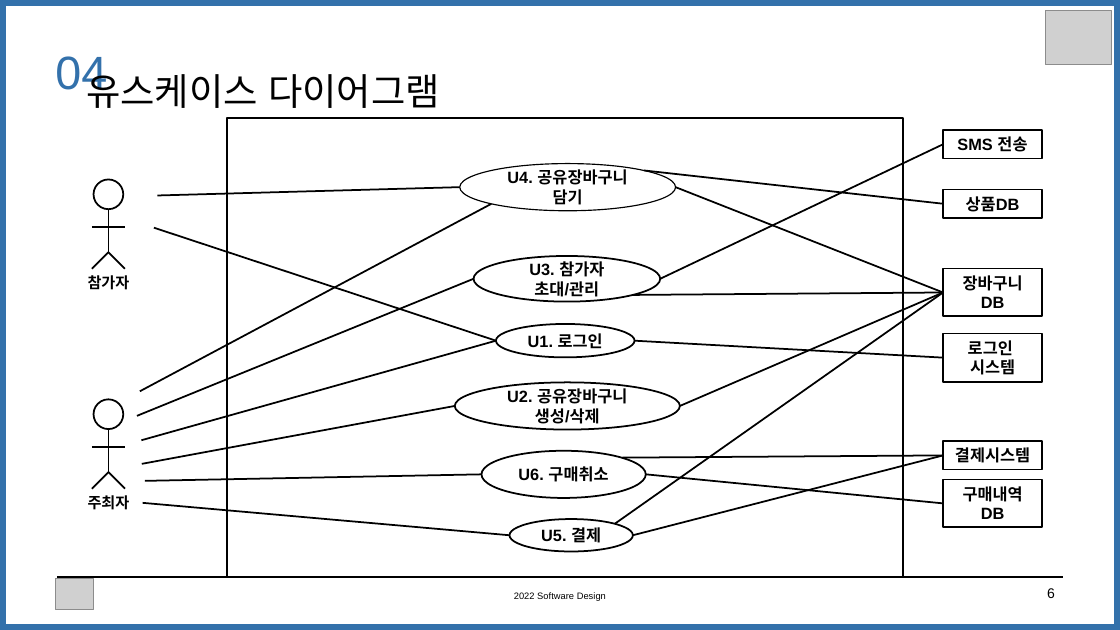
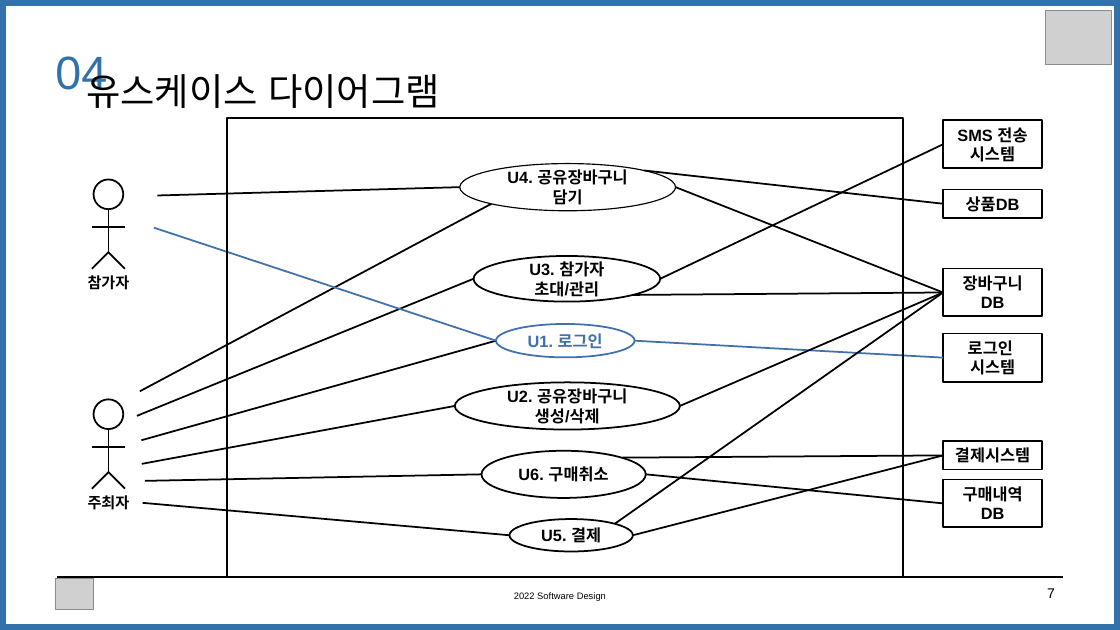
Before and after one commit to jujuwon/software-design, a slide deck: slide 7 of slide/USECASE 다이어그램.pptx (slide 6 before the commit). Drawn at 1120x630 pixels with LibreOffice and Linux fonts; fonts in the diff are those of the drawing; grey boxes stand for pictures. Boxes give left, top, right and bottom in pixels: in the first picture for what was removed or moved away, otherwise in the second. Text is boxed around its words. In the diff, an @@ line names an element or a change of style, - is before the commit and + after.

Commit message:
fix: add color

```diff
--- a/slide/USECASE 다이어그램.pptx
+++ b/slide/USECASE 다이어그램.pptx
@@ rectangle "SMS 전송": place and size @@
-rectangle "SMS 전송" at (944,130,1043,159)
+rectangle "SMS 전송" at (944,120,1043,168)
@@ text in rectangle at (970,146,1015,162): paragraph added @@
+시스템
@@ line (496, 341) - (154, 228): stroke #000000 1.5 pt to #3F71AD 1.5 pt @@
@@ ellipse "U1. 로그인" at (496,324,634,358): text colour #000000 to #3F71AD; outline #000000 1.5 pt to #3F71AD 1.5 pt @@
@@ line (634, 341) - (944, 358): stroke #000000 1.5 pt to #3F71AD 1.5 pt @@
@@ page number at (1047,588,1055,598): text changed @@
-6
+7
```
Also in this commit, not shown: 6 slides added.
